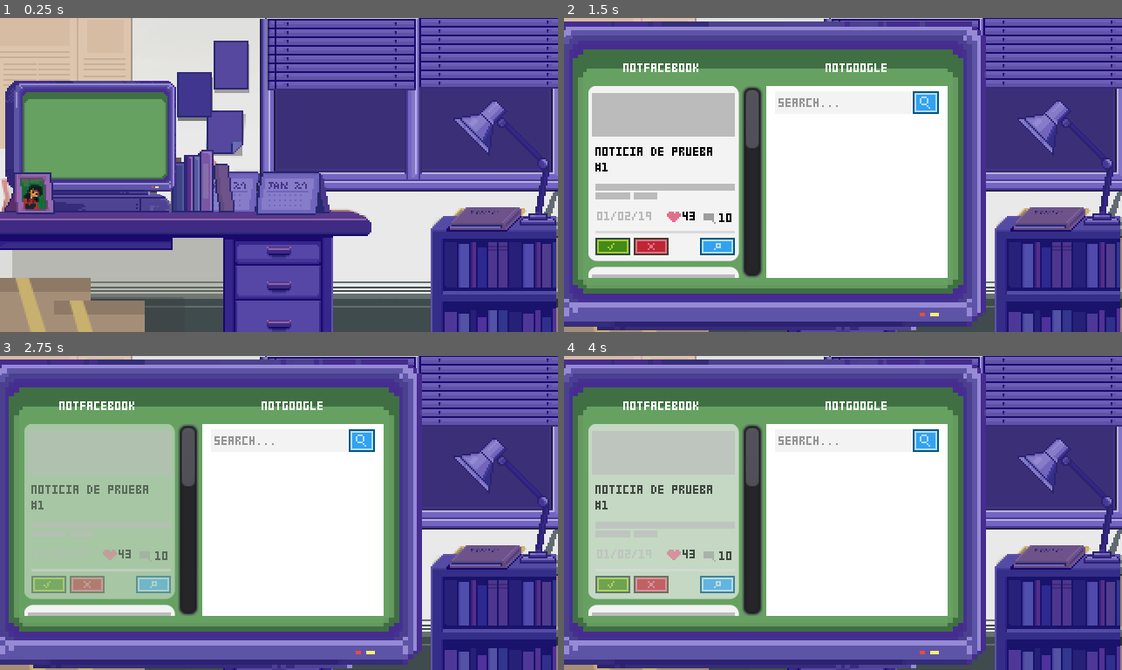
Above: before the commit, frames 1-4 (two rows, left to right).
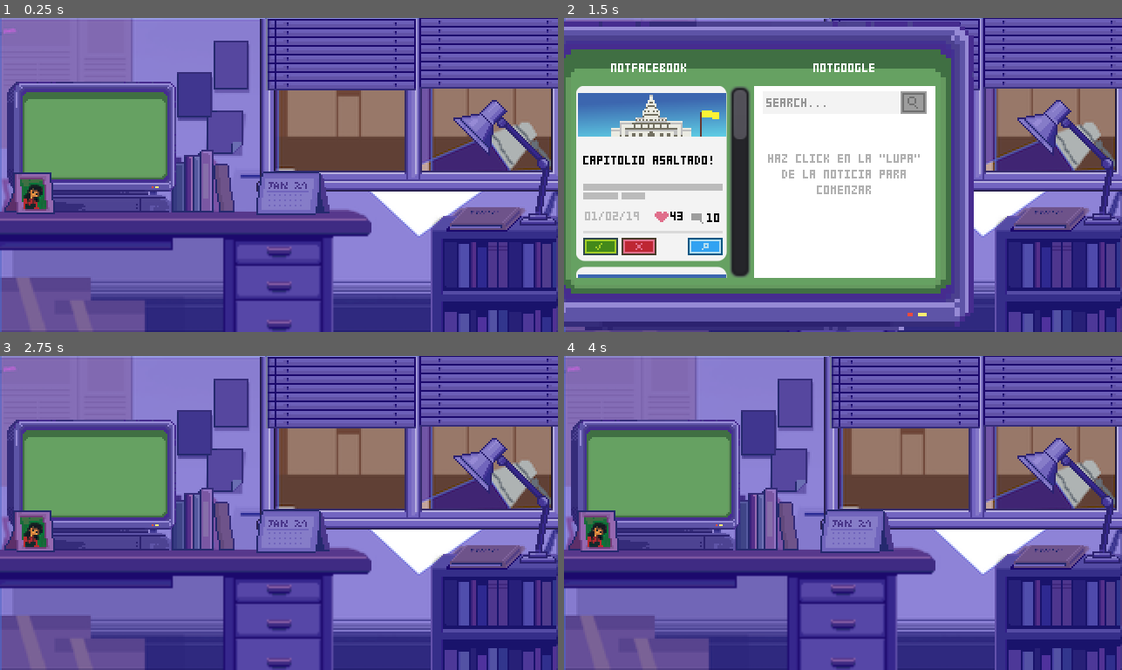
Above: after the commit, the same moments.

Repository: fede-alvarez/ggj-2021
Game: Godot game, scene res://scenes/Game.tscn
The game is run twice, just before and just after one commit, with the same random seed, the same clock (stepped at 60 frames per second) and the same inputs.
Inputs (mouse positions are in pixels of both pictures, inside the frame that each line leads up to):
- Up to frame 1 (0.25 s): no input
- Up to frame 2 (1.5 s): tap Enter at 0.5 s; move the mouse to (658, 137) at 0.52 s; click (658, 137) at 0.67 s; click (843, 175) at 1.27 s
- Up to frame 3 (2.75 s): click (50, 585) at 2.02 s
- Up to frame 4 (4 s): click (614, 585) at 2.77 s; click (653, 585) at 3.52 s

The runs differ from the first frame. In frame 1, 40% of the frame differs, in the area x 0-100%, y 0-100%; in frame 2, 28%; in frame 3, 76%; in frame 4, 76%.

Commit message:
Agregado otro fondo mockup por ahora. Habilidad para buscar y cargar noticias

Diff:
--- /dev/null
+++ b/entities/NewsResult.tscn
@@ -0,0 +1,52 @@
+[gd_scene load_steps=3 format=2]
+
+[ext_resource path="res://assets/font/tiny_font.tres" type="DynamicFont" id=1]
+[ext_resource path="res://scripts/NewsResult.gd" type="Script" id=2]
+
+[node name="NewsResult" type="Control"]
+mouse_default_cursor_shape = 2
+script = ExtResource( 2 )
+__meta__ = {
+"_edit_use_anchors_": false
+}
+
+[node name="Titulo" type="Label" parent="."]
+anchor_right = 1.0
+margin_right = 80.0
+margin_bottom = 15.0
+custom_fonts/font = ExtResource( 1 )
+custom_colors/font_color = Color( 0.2, 0.227451, 0.894118, 1 )
+text = "NOTICIA #1"
+autowrap = true
+__meta__ = {
+"_edit_use_anchors_": false
+}
+
+[node name="TextHolder" type="ColorRect" parent="."]
+margin_top = 16.1913
+margin_right = 80.0
+margin_bottom = 21.1912
+color = Color( 0.901961, 0.890196, 0.890196, 1 )
+__meta__ = {
+"_edit_use_anchors_": false
+}
+
+[node name="TextHolder2" type="ColorRect" parent="."]
+margin_top = 23.1021
+margin_right = 80.0
+margin_bottom = 28.1021
+color = Color( 0.901961, 0.890196, 0.890196, 1 )
+
+[node name="TextHolder3" type="ColorRect" parent="."]
+margin_top = 30.3968
+margin_right = 30.0
+margin_bottom = 35.3968
+color = Color( 0.901961, 0.890196, 0.890196, 1 )
+
+[node name="LinkButton" type="TextureButton" parent="."]
+margin_right = 80.0
+margin_bottom = 35.0
+__meta__ = {
+"_edit_use_anchors_": false
+}
+[connection signal="pressed" from="LinkButton" to="." method="_on_LinkButton_pressed"]
--- a/entities/Noticia.tscn
+++ b/entities/Noticia.tscn
@@ -7,6 +7,7 @@
 [ext_resource path="res://assets/ui/hearth-icon.png" type="Texture" id=5]
 [ext_resource path="res://scripts/News.gd" type="Script" id=6]
 [ext_resource path="res://assets/ui/search_button.png" type="Texture" id=7]
+[ext_resource path="res://assets/elements/news_images/1_capitolio.png" type="Texture" id=8]
 
 [sub_resource type="StyleBoxFlat" id=1]
 bg_color = Color( 0.952941, 0.952941, 0.952941, 1 )
@@ -70,12 +71,12 @@
 "_edit_use_anchors_": false
 }
 
-[node name="Image" type="ColorRect" parent="Base"]
-margin_left = 2.0
+[node name="Foto" type="TextureRect" parent="Base"]
+margin_left = 1.0
 margin_top = 4.0
-margin_right = 84.0
+margin_right = 86.0
 margin_bottom = 29.0
-color = Color( 0.733333, 0.733333, 0.733333, 1 )
+texture = ExtResource( 8 )
 __meta__ = {
 "_edit_use_anchors_": false
 }
--- a/scenes/Game.tscn
+++ b/scenes/Game.tscn
@@ -1,7 +1,7 @@
-[gd_scene load_steps=20 format=2]
+[gd_scene load_steps=22 format=2]
 
 [ext_resource path="res://scripts/Game.gd" type="Script" id=1]
-[ext_resource path="res://assets/backgrounds/room_bg.png" type="Texture" id=2]
+[ext_resource path="res://assets/backgrounds/room_bg_mockup.png" type="Texture" id=2]
 [ext_resource path="res://assets/ui/monitor.png" type="Texture" id=3]
 [ext_resource path="res://assets/ui/goog_search_button.png" type="Texture" id=4]
 [ext_resource path="res://assets/font/tiny_font.tres" type="DynamicFont" id=5]
@@ -18,6 +18,8 @@
 [ext_resource path="res://assets/elements/lamp.png" type="Texture" id=16]
 [ext_resource path="res://assets/elements/windows.png" type="Texture" id=17]
 [ext_resource path="res://assets/elements/archive.png" type="Texture" id=18]
+[ext_resource path="res://assets/ui/goog_search_button_disabled.png" type="Texture" id=19]
+[ext_resource path="res://assets/music/vuelve_al_suenio.ogg" type="AudioStream" id=20]
 
 [sub_resource type="RectangleShape2D" id=1]
 extents = Vector2( 46.9977, 31.9723 )
@@ -75,19 +77,21 @@
 position = Vector2( 52.3274, 74.0124 )
 texture = ExtResource( 15 )
 
+[node name="PCArea" type="Area2D" parent="Elements/tv on"]
+position = Vector2( -52.3274, -74.0124 )
+
+[node name="CollisionShape2D" type="CollisionShape2D" parent="Elements/tv on/PCArea"]
+position = Vector2( 53.0679, 67.7248 )
+shape = SubResource( 1 )
+
 [node name="portrait" type="Sprite" parent="Elements"]
 position = Vector2( 17.122, 100.561 )
 texture = ExtResource( 7 )
 
-[node name="PCArea" type="Area2D" parent="."]
-
-[node name="CollisionShape2D" type="CollisionShape2D" parent="PCArea"]
-position = Vector2( 53.0679, 67.7248 )
-shape = SubResource( 1 )
-
 [node name="HUD" type="CanvasLayer" parent="."]
 
 [node name="Popup" type="Popup" parent="HUD"]
+visible = true
 anchor_right = 1.0
 anchor_bottom = 1.0
 __meta__ = {
@@ -142,43 +146,54 @@
 "_edit_use_anchors_": false
 }
 
-[node name="Control" type="Control" parent="HUD/Popup/GoogleSearch"]
+[node name="EmptyHolder" type="Label" parent="HUD/Popup/GoogleSearch"]
+anchor_right = 1.0
+margin_left = 5.0
+margin_top = 39.1935
+margin_right = -5.0
+margin_bottom = 63.1935
+custom_fonts/font = ExtResource( 5 )
+custom_colors/font_color = Color( 0.694118, 0.694118, 0.694118, 1 )
+text = "HAZ CLICK EN LA \"LUPA\" DE LA NOTICIA PARA COMENZAR"
+align = 1
+autowrap = true
+__meta__ = {
+"_edit_use_anchors_": false
+}
+
+[node name="SearchResults" type="Control" parent="HUD/Popup/GoogleSearch"]
+anchor_right = 1.0
+margin_left = 5.0
+margin_top = 20.0
+margin_right = -5.0
+margin_bottom = 104.0
+__meta__ = {
+"_edit_use_anchors_": false
+}
+
+[node name="ScrollResults" type="ScrollContainer" parent="HUD/Popup/GoogleSearch/SearchResults"]
+anchor_right = 1.0
+anchor_bottom = 1.0
+margin_right = 2.0
+__meta__ = {
+"_edit_use_anchors_": false
+}
+
+[node name="VBoxContainer" type="VBoxContainer" parent="HUD/Popup/GoogleSearch/SearchResults/ScrollResults"]
+custom_constants/separation = 42
+
+[node name="InputBorder" type="ColorRect" parent="HUD/Popup"]
 visible = false
-margin_left = 5.0
-margin_top = 28.3398
-margin_right = 45.0
-margin_bottom = 68.3398
-__meta__ = {
-"_edit_use_anchors_": false
-}
-
-[node name="News_Title" type="Label" parent="HUD/Popup/GoogleSearch/Control"]
-anchor_right = 1.0
-margin_bottom = 6.0
-custom_fonts/font = ExtResource( 5 )
-custom_colors/font_color = Color( 0.2, 0.227451, 0.894118, 1 )
-text = "NOTICIA #1"
-__meta__ = {
-"_edit_use_anchors_": false
-}
-
-[node name="TextHolder" type="ColorRect" parent="HUD/Popup/GoogleSearch/Control"]
-margin_top = 7.36621
-margin_right = 92.0
-margin_bottom = 12.3662
-color = Color( 0.901961, 0.890196, 0.890196, 1 )
-
-[node name="TextHolder2" type="ColorRect" parent="HUD/Popup/GoogleSearch/Control"]
-margin_top = 14.2771
-margin_right = 92.0
-margin_bottom = 19.2771
-color = Color( 0.901961, 0.890196, 0.890196, 1 )
-
-[node name="TextHolder3" type="ColorRect" parent="HUD/Popup/GoogleSearch/Control"]
-margin_top = 21.5718
-margin_right = 30.0
-margin_bottom = 26.5718
-color = Color( 0.901961, 0.890196, 0.890196, 1 )
+modulate = Color( 0.952941, 0.952941, 0.952941, 1 )
+margin_left = 120.0
+margin_top = 41.0
+margin_right = 169.0
+margin_bottom = 87.0
+rect_scale = Vector2( 1.96, 0.320001 )
+color = Color( 0, 0.341176, 0.517647, 1 )
+__meta__ = {
+"_edit_use_anchors_": false
+}
 
 [node name="TextInput" type="ColorRect" parent="HUD/Popup"]
 modulate = Color( 0.952941, 0.952941, 0.952941, 1 )
@@ -196,8 +211,10 @@
 margin_top = 42.0
 margin_right = 215.0
 margin_bottom = 55.0
+disabled = true
 texture_normal = ExtResource( 4 )
 texture_hover = ExtResource( 6 )
+texture_disabled = ExtResource( 19 )
 __meta__ = {
 "_edit_use_anchors_": false
 }
@@ -214,4 +231,20 @@
 __meta__ = {
 "_edit_use_anchors_": false
 }
-[connection signal="input_event" from="PCArea" to="." method="_on_Area2D_input_event"]
+
+[node name="PopupTween" type="Tween" parent="HUD/Popup"]
+
+[node name="TextureButton" type="TextureButton" parent="HUD/Popup"]
+margin_left = 244.0
+margin_right = 324.0
+margin_bottom = 180.0
+__meta__ = {
+"_edit_use_anchors_": false
+}
+
+[node name="MusicPlayer" type="AudioStreamPlayer" parent="."]
+stream = ExtResource( 20 )
+volume_db = -5.0
+[connection signal="input_event" from="Elements/tv on/PCArea" to="." method="_on_Area2D_input_event"]
+[connection signal="pressed" from="HUD/Popup/SearcherButton" to="." method="_on_SearcherButton_pressed"]
+[connection signal="pressed" from="HUD/Popup/TextureButton" to="." method="_on_TextureButton_pressed"]
--- /dev/null
+++ b/scripts/Computer.gd
@@ -0,0 +1 @@
+extends Popup
--- a/scripts/Game.gd
+++ b/scripts/Game.gd
@@ -1,29 +1,71 @@
 extends Node2D
 
 onready var news_container = $HUD/Popup/NewsContainer/VBoxContainer
+onready var news_search_container = $HUD/Popup/GoogleSearch/SearchResults/ScrollResults/VBoxContainer
 onready var search_text = $HUD/Popup/TxtSearch
+
+onready var popup_tween = $HUD/Popup/PopupTween
+
+var empty_holder_str = 'HAZ CLICK EN LA "LUPA" DE LA NOTICIA PARA COMENZAR'
 
 func _ready():
 	#$HUD/Popup.show()
+	$HUD/Popup/InputBorder.visible = false
+	$HUD/Popup/SearcherButton.disabled = true
+	$HUD/Popup/GoogleSearch/EmptyHolder.visible = true
+	$HUD/Popup/GoogleSearch/SearchResults.visible = false
+
 	for news in Globals.NEWS:
 		var news_entity = preload("res://entities/Noticia.tscn").instance()
 		if news_entity:
 			news_container.add_child(news_entity)
-			news_entity.set_data(news.id, news.title, news.date, "")
+			news_entity.set_data(news.id, news.title, news.date, news.image)
 			news_entity.connect("search_news", self, "on_news_searched")
 	pass
 
 func on_news_searched( id ):
-	print("Search for news: " + String(id))
-	search_text.text = (Globals.NEWS[id-1].title).to_upper()
-	pass
+	var news_detail = Globals.NEWS[id-1]
+	search_text.text = (news_detail.title).to_upper()
+	$HUD/Popup/InputBorder.visible = true
+	$HUD/Popup/SearcherButton.disabled = false
+
+	$HUD/Popup/GoogleSearch/EmptyHolder.text = empty_holder_str
+	$HUD/Popup/GoogleSearch/EmptyHolder.visible = true
+	$HUD/Popup/GoogleSearch/SearchResults.visible = false
 
 # Item Events
 func _on_Area2D_input_event(viewport, event, shape_idx):
 	if event is InputEventMouseButton and event.button_index == BUTTON_LEFT and event.pressed:
+		$HUD/Popup.rect_position = Vector2(-320,0)
 		$HUD/Popup.show()
 
-func _on_OutsideScreenArea_input_event(viewport, event, shape_idx):
-	if $HUD/Popup.is_visible_in_tree():
-		if event is InputEventMouseButton and event.button_index == BUTTON_LEFT and event.pressed:
-			$HUD/Popup.hide()
+		popup_tween.interpolate_property($HUD/Popup, "rect_position:x", -320, 0, 1.5, Tween.TRANS_QUAD, Tween.EASE_OUT)
+		popup_tween.start()
+
+func _on_SearcherButton_pressed():
+	empty_holder_str = $HUD/Popup/GoogleSearch/EmptyHolder.text
+	$HUD/Popup/GoogleSearch/EmptyHolder.text = "BUSCANDO ..."
+	yield(get_tree().create_timer(1.0), "timeout")
+	load_search_results()
+
+func load_search_results():
+	$HUD/Popup/GoogleSearch/EmptyHolder.visible = false
+	$HUD/Popup/GoogleSearch/SearchResults.visible = true
+
+	for news in Globals.NEWS:
+		var news_entity = preload("res://entities/NewsResult.tscn").instance()
+		if news_entity:
+			news_search_container.add_child(news_entity)
+			news_entity.set_data(news.id, news.title)
+			news_entity.connect("link_clicked", self, "on_link_clicked")
+
+func on_link_clicked(news_id):
+	var news_detail = Globals.NEWS[news_id-1]
+	print("News title: " + news_detail.title.to_upper())
+
+
+func _on_TextureButton_pressed():
+	popup_tween.interpolate_property($HUD/Popup, "rect_position:x", 0, -320, 1, Tween.TRANS_QUAD, Tween.EASE_IN)
+	popup_tween.start()
+	yield(popup_tween, "tween_completed")
+	$HUD/Popup.hide()
--- a/scripts/Globals.gd
+++ b/scripts/Globals.gd
@@ -3,37 +3,44 @@
 const NEWS = [
 	{
 		"id" : 1,
-		"title" : "Noticia de prueba #1",
+		"title" : "Capitolio asaltado!",
 		"date"  : "01/02/19",
-		"image" : "test.png",
+		"image" : "1_capitolio",
 		"is_fake" : false
 	},
 	{
 		"id" : 2,
-		"title" : "Noticia de prueba #2",
+		"title" : "Camiones",
 		"date"  : "09/12/20",
-		"image" : "test1.png",
+		"image" : "2_camiones",
 		"is_fake" : true
 	},
 	{
 		"id" : 3,
-		"title" : "Noticia de prueba #3",
+		"title" : "Agua",
 		"date"  : "14/02/21",
-		"image" : "test2.png",
+		"image" : "3_agua",
 		"is_fake" : false
 	},
 	{
 		"id" : 4,
-		"title" : "Noticia de prueba #4",
+		"title" : "Virus",
 		"date"  : "01/01/21",
-		"image" : "test2.png",
+		"image" : "4_virus_covid",
 		"is_fake" : false
 	},
 	{
 		"id" : 5,
-		"title" : "Noticia de prueba #5",
+		"title" : "Presidentes!",
 		"date"  : "05/08/20",
-		"image" : "test2.png",
+		"image" : "5_presidentes",
+		"is_fake" : false
+	},
+	{
+		"id" : 6,
+		"title" : "GATOS :3",
+		"date"  : "06/09/20",
+		"image" : "6_cats",
 		"is_fake" : false
 	},
 ]
--- a/scripts/News.gd
+++ b/scripts/News.gd
@@ -13,6 +13,9 @@
 	$Base/Titulo.text = title.to_upper()
 	$Base/Fecha.text = date
 
+	if image:
+		$Base/Foto.texture = load("res://assets/elements/news_images/" + image + ".png")
+
 	rand.randomize()
 	likes.text = String(rand.randi_range(0,50))
 	comments.text = String(rand.randi_range(0,30))
--- /dev/null
+++ b/scripts/NewsResult.gd
@@ -0,0 +1,16 @@
+extends Control
+
+signal link_clicked
+
+var news_id = -1
+var news_title
+
+func set_data(id, title):
+	news_id = id
+	news_title = title.to_upper()
+
+	$Titulo.text = news_title
+
+func _on_LinkButton_pressed():
+	print("Link clicked!")
+	emit_signal("link_clicked", news_id)
Renamed: assets/room_bg.png -> assets/backgrounds/room_bg_mockup.png
Not shown, added: assets/backgrounds/room_bg_mockup.png.import
Binary file added: assets/elements/news_images/1_capitolio.png
Not shown, changed: assets/elements/news_images/1_capitolio.png.import
Binary file added: assets/elements/news_images/2_camiones.png
Not shown, added: assets/elements/news_images/2_camiones.png.import
Binary file added: assets/elements/news_images/3_agua.png
Not shown, added: assets/elements/news_images/3_agua.png.import
Binary file added: assets/elements/news_images/4_virus_covid.png
Not shown, changed: assets/elements/news_images/4_virus_covid.png.import
Binary file added: assets/elements/news_images/5_presidentes.png
Not shown, added: assets/elements/news_images/5_presidentes.png.import
(and 9 more such lines)
